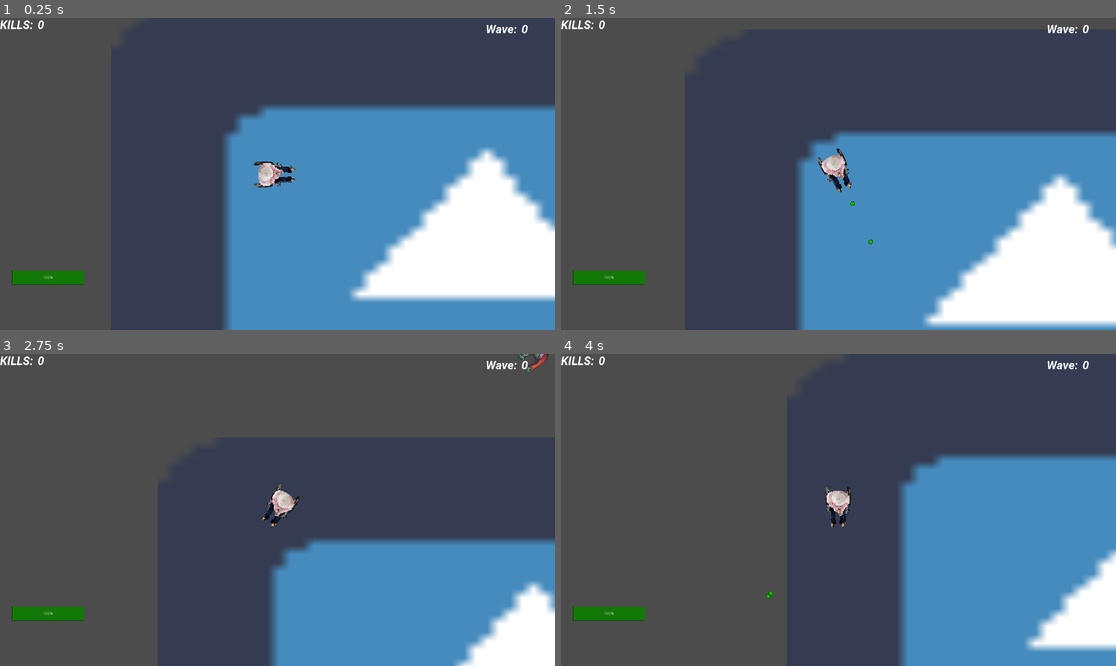
Above: before the commit, frames 1-4 (two rows, left to right).
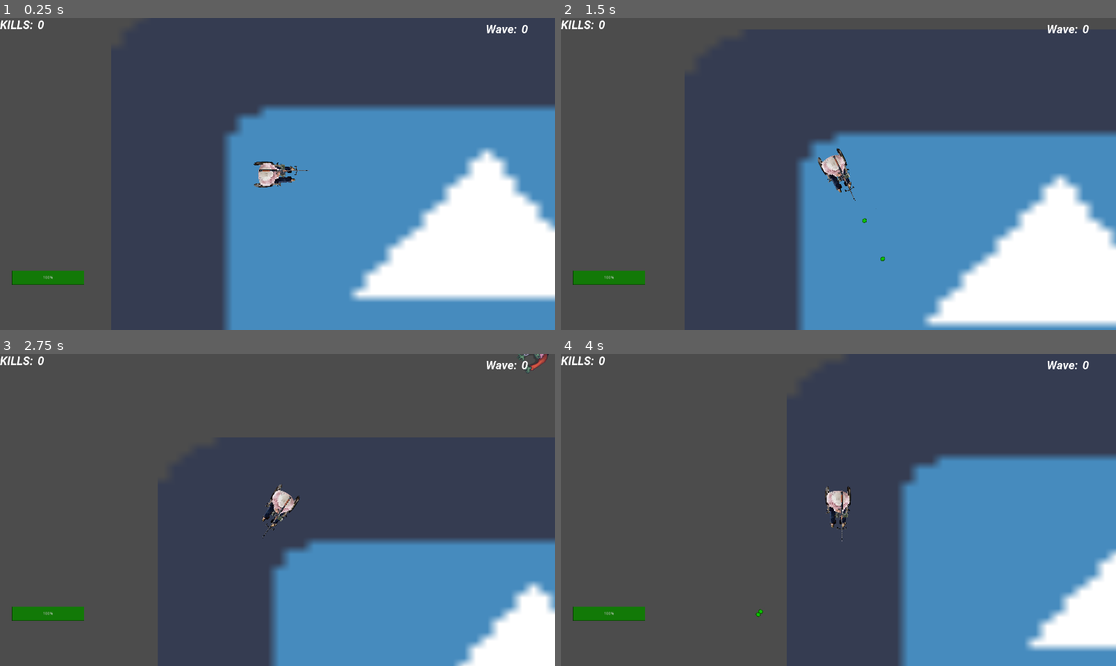
Above: after the commit, the same moments.

Repository: samuelmanolakas/Hellsing-Warewolf-Assault
Game: Godot game, scene res://Maps/Rullstol_test_map.tscn
Same seed, same stepped clock (60 frames per second), same inputs: the game is played once before the commit and once after it. This scene is started directly instead of the project's main scene. The engine's default icon, where the game draws it, is replaced by a stand-in: a white triangle on a blue panel in a dark square.
Inputs (mouse positions are in pixels of both pictures, inside the frame that each line leads up to):
- Up to frame 1 (0.25 s): no input
- Up to frame 2 (1.5 s): tap Enter at 0.5 s; move the mouse to (960, 158) at 0.52 s; press the mouse at (960, 158) at 0.53 s; hold D (right) 0.53-1.28 s; move the mouse to (727, 189) at 1.27 s; release the mouse at (727, 189) at 1.28 s; hold S (down) from 1.28 s (still down); click (727, 189) at 1.35 s
- Up to frame 3 (2.75 s): move the mouse to (333, 441) at 2.02 s; release S (down) at 2.03 s; press the mouse at (333, 441) at 2.03 s; hold D (right) from 2.03 s (still down)
- Up to frame 4 (4 s): move the mouse to (810, 572) at 2.77 s; release D (right) at 2.78 s; release the mouse at (810, 572) at 2.78 s; hold W (up) 2.78-3.53 s; click (810, 572) at 2.85 s; move the mouse to (1005, 556) at 3.52 s; press the mouse at (1005, 556) at 3.53 s; hold A (left) from 3.53 s (still down)

The runs differ from the first frame. In frame 1, less than 0.1% of the frame differs, in the area x 46-56%, y 46-52%; in frame 2, 0.1%, in the area x 49-59%, y 44-78%; in frame 3, less than 0.1%; in frame 4, 0.1%.
Error in both runs: Attempt to call function 'get_simple_path' in base 'null instance' on a null instance. (res://Actors/Enemies/Enemy.gd:66)

Commit message:
Finnished game

Diff:
--- a/Actors/Players/Rullstol_player/Rullstol_player.tscn
+++ b/Actors/Players/Rullstol_player/Rullstol_player.tscn
@@ -7,6 +7,7 @@
 [ext_resource path="res://Global/GUI/GUI.tscn" type="PackedScene" id=5]
 [ext_resource path="res://Sounds/Wheelchair_skott.wav" type="AudioStream" id=6]
 [ext_resource path="res://Sounds/Wheelchair-sound.wav" type="AudioStream" id=7]
+[ext_resource path="res://Graphic/Machinegun_pixel.png" type="Texture" id=8]
 
 [sub_resource type="CircleShape2D" id=1]
 radius = 43.4208
@@ -27,6 +28,11 @@
 scale = Vector2( 0.739353, 0.694973 )
 texture = ExtResource( 1 )
 
+[node name="Gun" type="Sprite" parent="."]
+position = Vector2( 22.6274, -12.0208 )
+scale = Vector2( 0.15, 0.15 )
+texture = ExtResource( 8 )
+
 [node name="CollisionShape2D" type="CollisionShape2D" parent="."]
 position = Vector2( -30.3843, 2.77527 )
 shape = SubResource( 1 )
@@ -36,10 +42,10 @@
 shape = SubResource( 2 )
 
 [node name="EndOfGun" type="Position2D" parent="."]
-position = Vector2( 38.1825, 0.455887 )
+position = Vector2( 109.178, -11.856 )
 
 [node name="GunDirection" type="Position2D" parent="."]
-position = Vector2( 43.336, 0.456 )
+position = Vector2( 118.667, -11.856 )
 
 [node name="Health" parent="." instance=ExtResource( 4 )]
 
Not shown: 1 places in Actors/Players/Rullstol_player/Rullstol_player.tscn that only renumber resources
